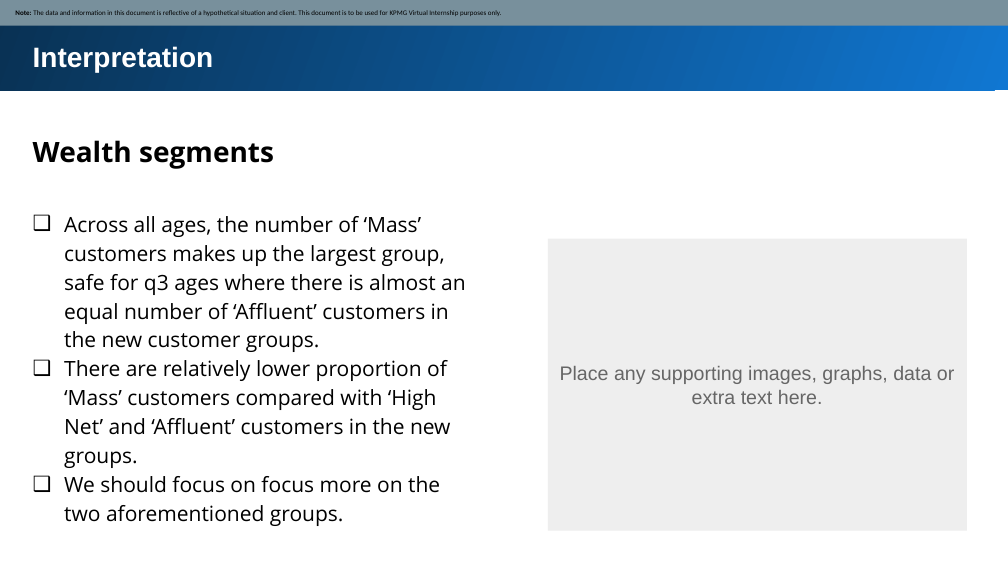
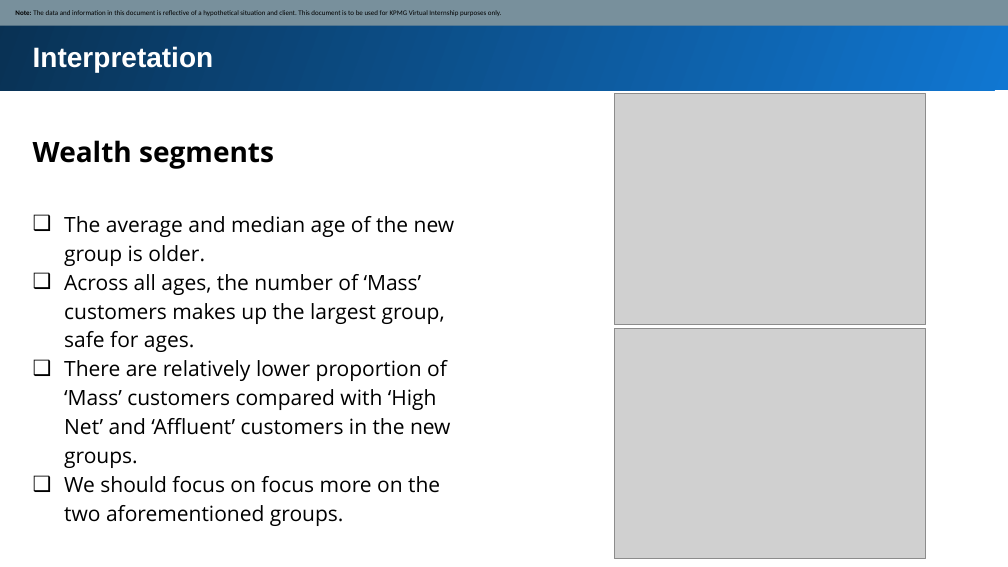
Before and after one commit to MKY01/KPMG-Virtual-Internship, a slide deck: slide 7 of 2.Data_Insights/Module_2_my_slide.pptx. Drawn at 1008x567 pixels with LibreOffice and Linux fonts; fonts in the diff are those of the drawing; grey boxes stand for pictures. Boxes give left, top, right and bottom in pixels: in the first picture for what was removed or moved away, otherwise in the second. Text is boxed around its words. In the diff, an @@ line names an element or a change of style, - is before the commit and + after.

```diff
--- a/2.Data_Insights/Module_2_my_slide.pptx
+++ b/2.Data_Insights/Module_2_my_slide.pptx
@@ picture added at bbox=[615, 94, 926, 325] @@
@@ text at bbox=[64, 216, 455, 352]: text changed @@
-❑ Across all ages, the number of ‘Mass’ customers makes up the largest group, safe for q3 ages where there is almost an equal number of ‘Affluent’ customers in the new customer groups.
+❑ The average and median age of the new group is older.
+❑ Across all ages, the number of ‘Mass’ customers makes up the largest group, safe for ages.
@@ rectangle removed at bbox=[548, 239, 968, 531] @@
@@ picture added at bbox=[615, 329, 926, 559] @@
@@ text removed at bbox=[560, 366, 954, 404] @@
-Place any supporting images, graphs, data or extra text here.
```
Also in this commit, not shown: 4 other slides changed, 5 other files.
